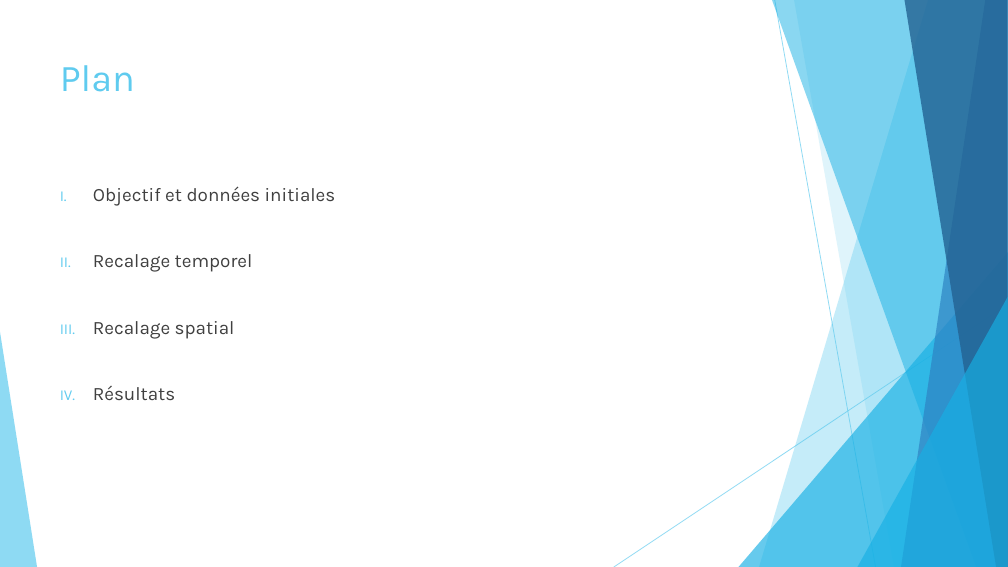
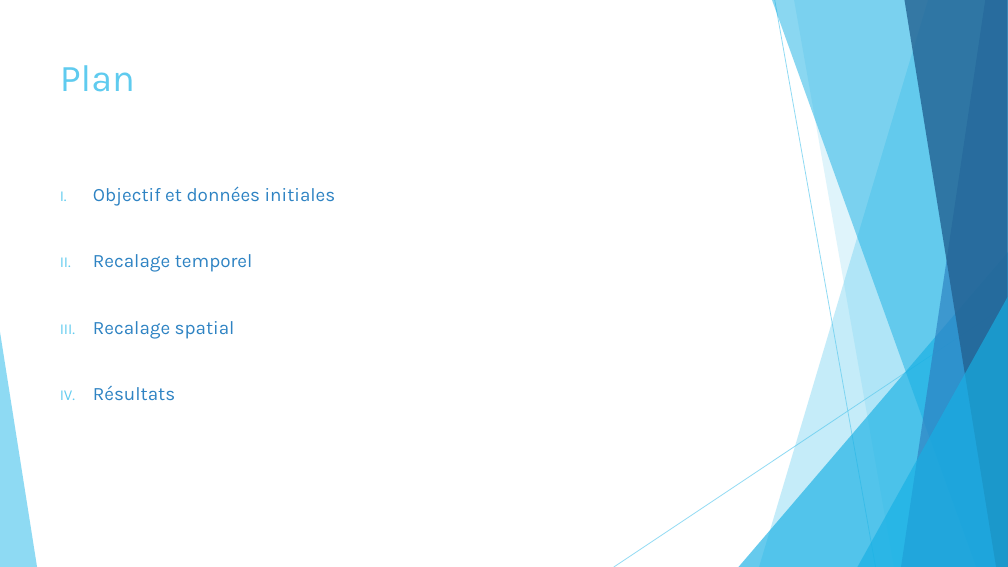
Before and after one commit to marc921/GesteIA, a slide deck: slide 2 of Présentation.pptx. Drawn at 1008x567 pixels with LibreOffice and Linux fonts; fonts in the diff are those of the drawing. Boxes give left, top, right and bottom in pixels: in the first picture for what was removed or moved away, otherwise in the second. Text is boxed around its words. In the diff, an @@ line names an element or a change of style, - is before the commit and + after.

```diff
--- a/Présentation.pptx
+++ b/Présentation.pptx
@@ text "Objectif et données initiales" at [93,186,336,401]: text colour #404040 to #2E83C3 @@
```
Also in this commit, not shown: 7 other slides changed, 3 slides added.
